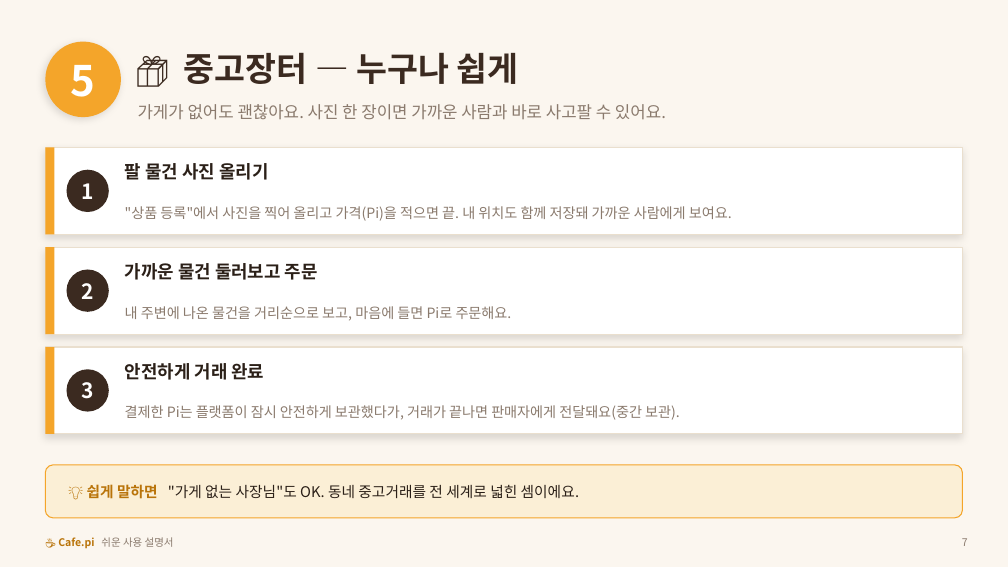
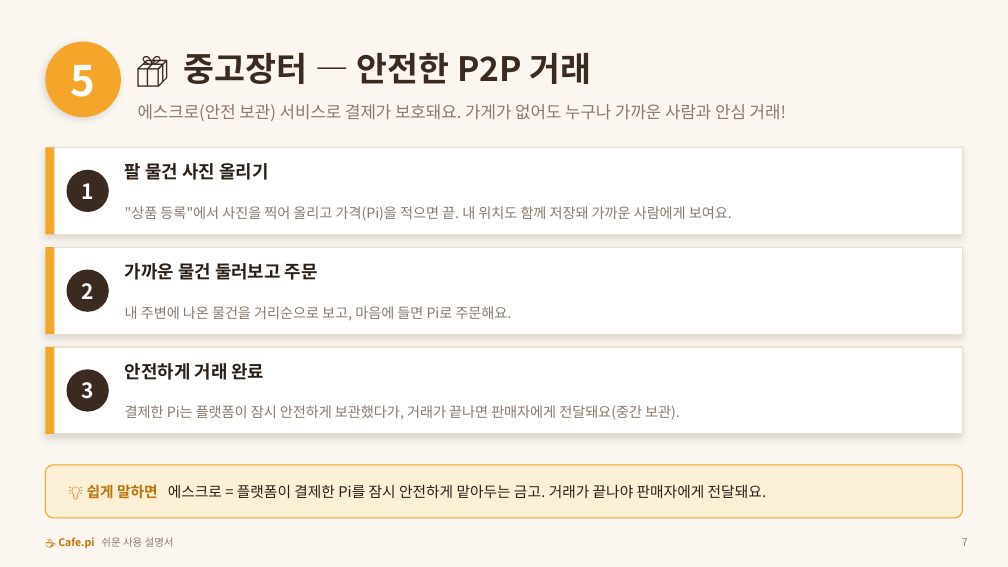
Before and after one commit to anakinwon/loginpi, a slide deck: slide 7 of docs/Cafe.pi_쉬운_사용자매뉴얼.pptx. Drawn at 1008x567 pixels with LibreOffice and Linux fonts; fonts in the diff are those of the drawing. Boxes give left, top, right and bottom in pixels: in the first picture for what was removed or moved away, otherwise in the second. Text is boxed around its words. In the diff, an @@ line names an element or a change of style, - is before the commit and + after.

```diff
--- a/docs/Cafe.pi_쉬운_사용자매뉴얼.pptx
+++ b/docs/Cafe.pi_쉬운_사용자매뉴얼.pptx
@@ text at (x1=184, y1=52, x2=592, y2=84): text changed @@
-📦 중고장터 — 누구나 쉽게
+📦 중고장터 — 안전한 P2P 거래
@@ text at (x1=138, y1=104, x2=786, y2=121): text changed @@
-가게가 없어도 괜찮아요. 사진 한 장이면 가까운 사람과 바로 사고팔 수 있어요.
+에스크로(안전 보관) 서비스로 결제가 보호돼요. 가게가 없어도 누구나 가까운 사람과 안심 거래!
@@ text at (x1=87, y1=484, x2=767, y2=499): text changed @@
-💡 쉽게 말하면 "가게 없는 사장님"도 OK. 동네 중고거래를 전 세계로 넓힌 셈이에요.
+💡 쉽게 말하면 에스크로 = 플랫폼이 결제한 Pi를 잠시 안전하게 맡아두는 금고. 거래가 끝나야 판매자에게 전달돼요.
```
Also in this commit, not shown: 5 other slides changed, 2 slides added, 2 slides removed.
